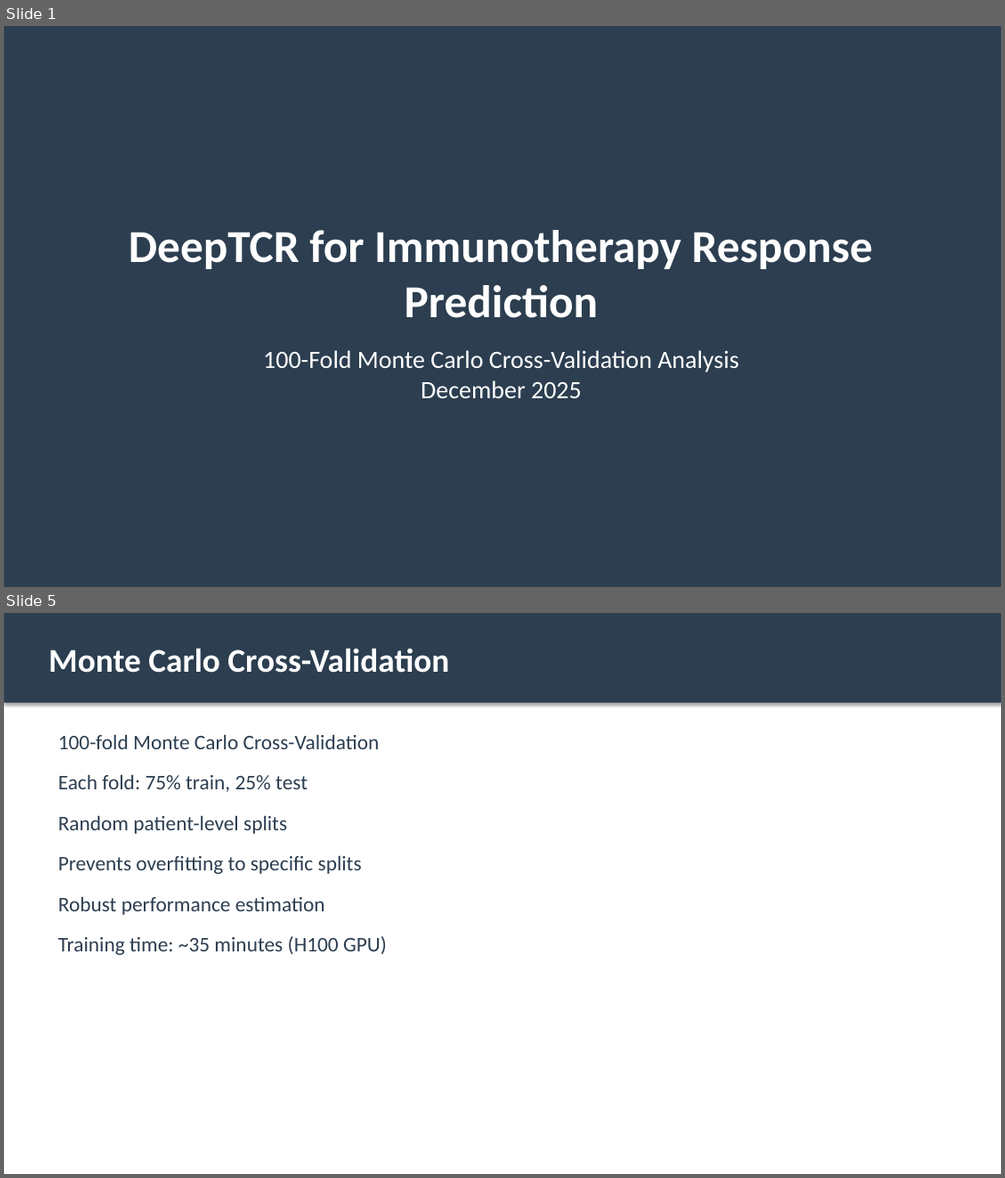
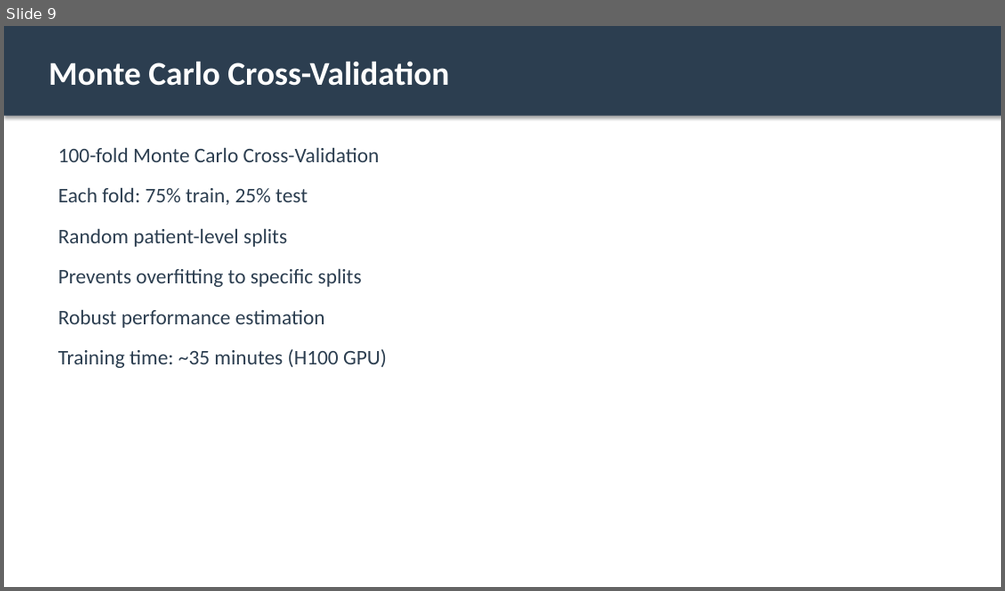
Before and after one commit to MateenahJAHAN/Final_Deliverable_DeepTCRResearch_Mateenah_Jahan_CSIR, a slide deck: results/DeepTCR_Results_Presentation.pptx. Shown one above the other, each under a label of ours: slides 1 and 5 before the commit, slide 9 after it; the slides between them are not shown. The pictures are 1005x1178 and 1005x591 pixels, drawn with LibreOffice and Linux fonts; fonts in the diff are those of the drawing. Boxes give left, top, right and bottom in pixels: in the first picture for what was removed or moved away, otherwise in the second. Text is boxed around its words. In the diff, an @@ line names an element or a change of style, - is before the commit and + after.

```diff
--- a/results/DeepTCR_Results_Presentation.pptx
+++ b/results/DeepTCR_Results_Presentation.pptx
@@ slide 1 removed at (4,26,1001,587), background #FFFFFF @@
@@ rectangle removed at (4,26,1001,587) @@
@@ text removed at (129,230,873,318) @@
-DeepTCR for Immunotherapy Response Prediction
@@ text removed at (263,350,738,398) @@
-100-Fold Monte Carlo Cross-Validation Analysis
-December 2025
@@ what was slide 5 is now slide 9 @@
```
Also in this commit, not shown: 5 slides changed, 14 slides added, 7 other slides removed, 2 other files.
